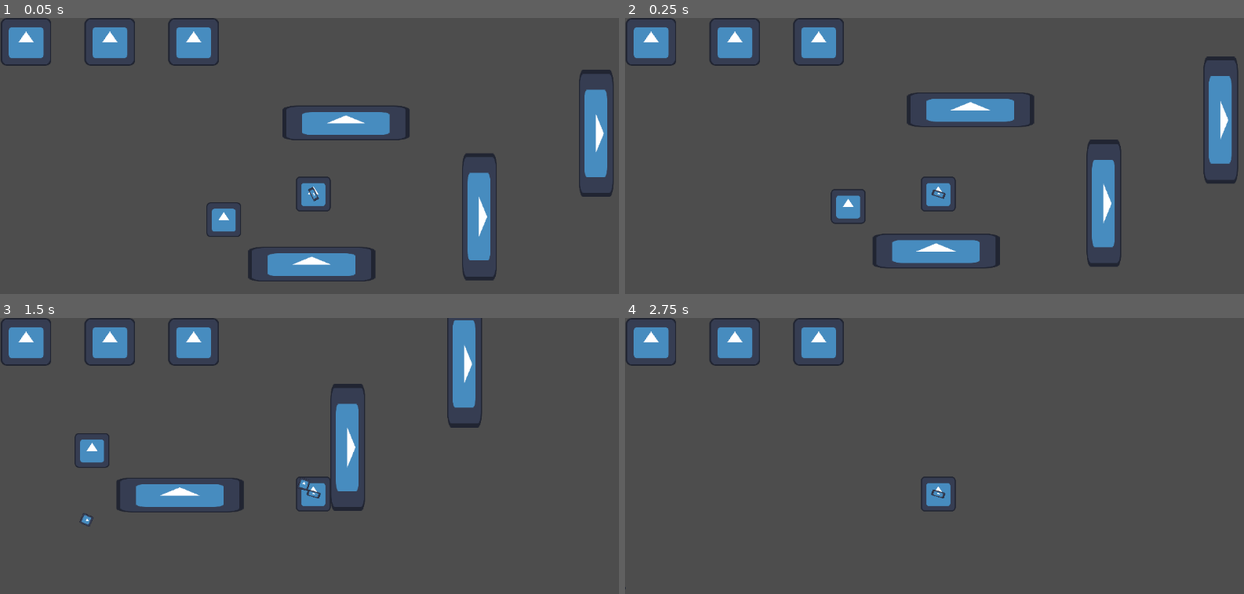
Above: before the commit, frames 1-4 (two rows, left to right).
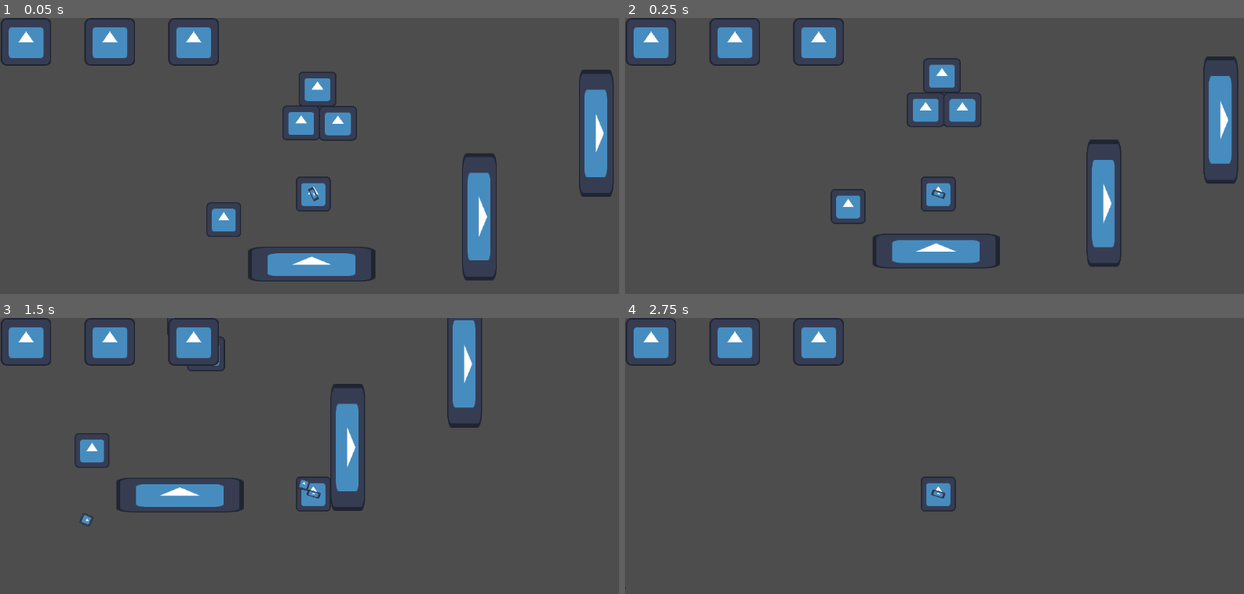
Above: after the commit, the same moments.

Repository: Sn0wy8/Haven
Game: Godot game, scene res://Scenes/main.tscn
Same seed, same stepped clock (60 frames per second), same inputs: the game is played once before the commit and once after it. The engine's default icon, where the game draws it, is replaced by a stand-in: a white triangle on a blue panel in a dark square.
Inputs (mouse positions are in pixels of both pictures, inside the frame that each line leads up to):
- Up to frame 1 (0.05 s): no input
- Up to frame 2 (0.25 s): no input
- Up to frame 3 (1.5 s): move the mouse to (284, 563) at 0.52 s; hold D (RIGHT) from 0.53 s (still down); click (284, 563) at 0.6 s; tap W (UP) at 0.77 s; move the mouse to (501, 547) at 1.27 s; click (501, 547) at 1.35 s
- Up to frame 4 (2.75 s): tap W (UP) at 1.52 s; move the mouse to (748, 442) at 2.02 s; release D (RIGHT) at 2.03 s; hold A (LEFT) from 2.03 s (still down); click (748, 442) at 2.1 s

The runs differ from the first frame. In frame 1, 1.6% of the frame differs, in the area x 45-67%, y 19-45%; in frame 2, 1.7%, in the area x 45-67%, y 14-40%; in frame 3, less than 0.1%; in frame 4, nothing differs.
Error after the commit: Invalid access to property or key 'shape' on a base object of type 'null instance'. (res://Scenes/hurtbox.gd:10)

Commit message:
no work :(((((

Diff:
--- a/haven/Scenes/break_collide.gd
+++ b/haven/Scenes/break_collide.gd
@@ -1,5 +1,6 @@
 class_name BreakCollide
 extends Area2D
+
 
 func _init() -> void:
 	collision_layer = 2
@@ -7,8 +8,7 @@
 
 # Called when the node enters the scene tree for the first time.
 func _ready() -> void:
-	pass # Replace with function body.
-
+	pass
 
 # Called every frame. 'delta' is the elapsed time since the previous frame.
 func _process(delta: float) -> void:
--- a/haven/Scenes/breakable_platform.tscn
+++ b/haven/Scenes/breakable_platform.tscn
@@ -4,25 +4,25 @@
 [ext_resource type="Script" uid="uid://bymsfdllchgnv" path="res://Scenes/hurtbox.gd" id="2_t78gq"]
 
 [sub_resource type="RectangleShape2D" id="RectangleShape2D_7qrmn"]
-size = Vector2(468, 125)
+size = Vector2(138, 125)
 
 [sub_resource type="RectangleShape2D" id="RectangleShape2D_t78gq"]
-size = Vector2(468, 127)
+size = Vector2(138, 127)
 
 [node name="breakable_platform" type="AnimatableBody2D" unique_id=1037975149]
 
 [node name="CollisionShape2D" type="CollisionShape2D" parent="." unique_id=1634406141]
-position = Vector2(170, -0.5)
+position = Vector2(5, -0.5)
 shape = SubResource("RectangleShape2D_7qrmn")
 
 [node name="Sprite2D" type="Sprite2D" parent="." unique_id=1475557375]
-position = Vector2(170, 0)
-scale = Vector2(3.65625, 1)
+position = Vector2(5.5, 0)
+scale = Vector2(1.0859375, 1)
 texture = ExtResource("1_3lhpt")
 
 [node name="hurtbox" type="Area2D" parent="." unique_id=137840561]
 script = ExtResource("2_t78gq")
 
 [node name="COLLIDE" type="CollisionShape2D" parent="hurtbox" unique_id=306751916]
-position = Vector2(170, -0.5)
+position = Vector2(5, -0.5)
 shape = SubResource("RectangleShape2D_t78gq")
--- a/haven/Scenes/hurtbox.gd
+++ b/haven/Scenes/hurtbox.gd
@@ -1,12 +1,22 @@
 extends Area2D
+
+@onready var collision_shape = $Colliding/BreakCollide/BreakShape
 
 func _init() -> void:
 	collision_layer = 0
 	collision_mask = 2
+
+func expand_circle(amount: float) -> void:
+	var circle_shape = collision_shape.shape as CircleShape2D
+	if circle_shape:
+		circle_shape.radius += amount
+		await get_tree().create_timer(0.5).timeout
+		circle_shape.radius -= amount
 
 func _ready() -> void:
 	connect("area_entered", self._on_area_entered)
 
 func _on_area_entered(hitbox: BreakCollide) -> void:
 	if hitbox != null:
+		expand_circle(100)
 		owner.queue_free()
--- a/haven/Scenes/main.tscn
+++ b/haven/Scenes/main.tscn
@@ -34,3 +34,13 @@
 
 [node name="damage test" parent="." unique_id=669301743 instance=ExtResource("4_jjvhh")]
 position = Vector2(146, 276)
+
+[node name="breakable_platform2" parent="." unique_id=1324039708 instance=ExtResource("3_h2yge")]
+position = Vector2(560, -79)
+collision_layer = 3
+collision_mask = 3
+
+[node name="breakable_platform3" parent="." unique_id=538667977 instance=ExtResource("3_h2yge")]
+position = Vector2(485, -205)
+collision_layer = 3
+collision_mask = 3
--- a/haven/Scripts/bullet.gd
+++ b/haven/Scripts/bullet.gd
@@ -1,10 +1,12 @@
 extends CharacterBody2D
 @onready var AnimPlayer: AnimationPlayer = $AnimationPlayer
 @onready var GraceTimer: Timer = $GraceTimer
+@export var collision_shape = $Colliding/BreakCollide/BreakShape
 
 const IS_PLAYER = true
 var speed: float = 1200
 @onready var direction = Vector2(1,0).rotated(rotation)
+
 
 func _ready() -> void:
 	get_node("MyHitBox/CollisionShape2D").disabled = true
--- a/haven/project.godot
+++ b/haven/project.godot
@@ -53,3 +53,5 @@
 
 textures/canvas_textures/default_texture_filter=0
 rendering_device/driver.windows="d3d12"
+renderer/rendering_method="gl_compatibility"
+renderer/rendering_method.mobile="gl_compatibility"
